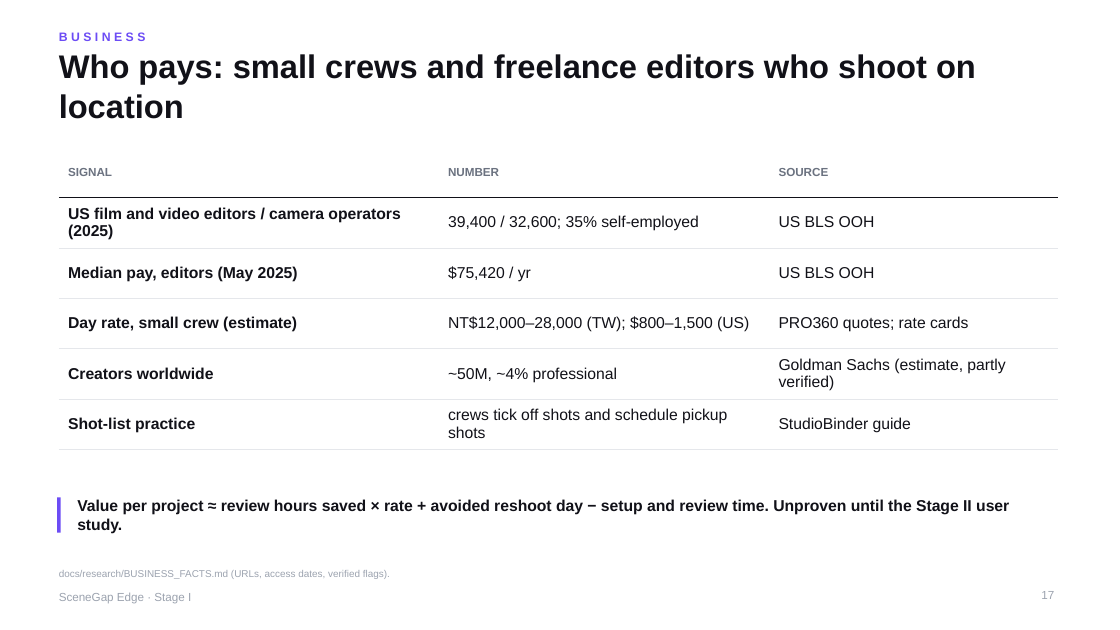
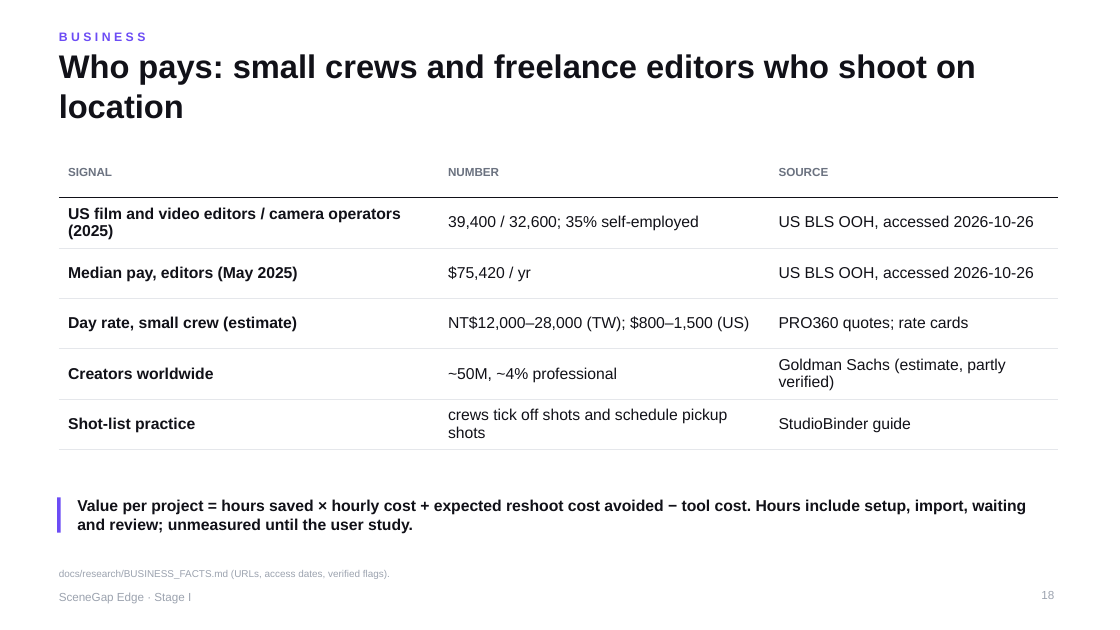
Before and after one commit to yu9bryan/scenegap-edge, a slide deck: slide 18 of docs/deck/SceneGapEdge_StageI_Proposal.pptx (slide 17 before the commit). Drawn at 1120x630 pixels with LibreOffice and Linux fonts; fonts in the diff are those of the drawing. Boxes give left, top, right and bottom in pixels: in the first picture for what was removed or moved away, otherwise in the second. Text is boxed around its words. In the diff, an @@ line names an element or a change of style, - is before the commit and + after.

```diff
--- a/docs/deck/SceneGapEdge_StageI_Proposal.pptx
+++ b/docs/deck/SceneGapEdge_StageI_Proposal.pptx
@@ table at box(59, 147, 1058, 442) @@
-row 2, column 3: US BLS OOH
+row 2, column 3: US BLS OOH, accessed 2026-10-26
-row 3, column 3: US BLS OOH
+row 3, column 3: US BLS OOH, accessed 2026-10-26
@@ text at box(77, 499, 1026, 534): text changed @@
-Value per project ≈ review hours saved × rate + avoided reshoot day − setup and review time. Unproven until the Stage II user study.
+Value per project = hours saved × hourly cost + expected reshoot cost avoided − tool cost. Hours include setup, import, waiting and review; unmeasured until the user study.
@@ page number at box(1041, 591, 1054, 599): text changed @@
-17
+18
```
Also in this commit, not shown: 21 other slides changed, 4 slides added, 2 slides removed, 16 other files.
